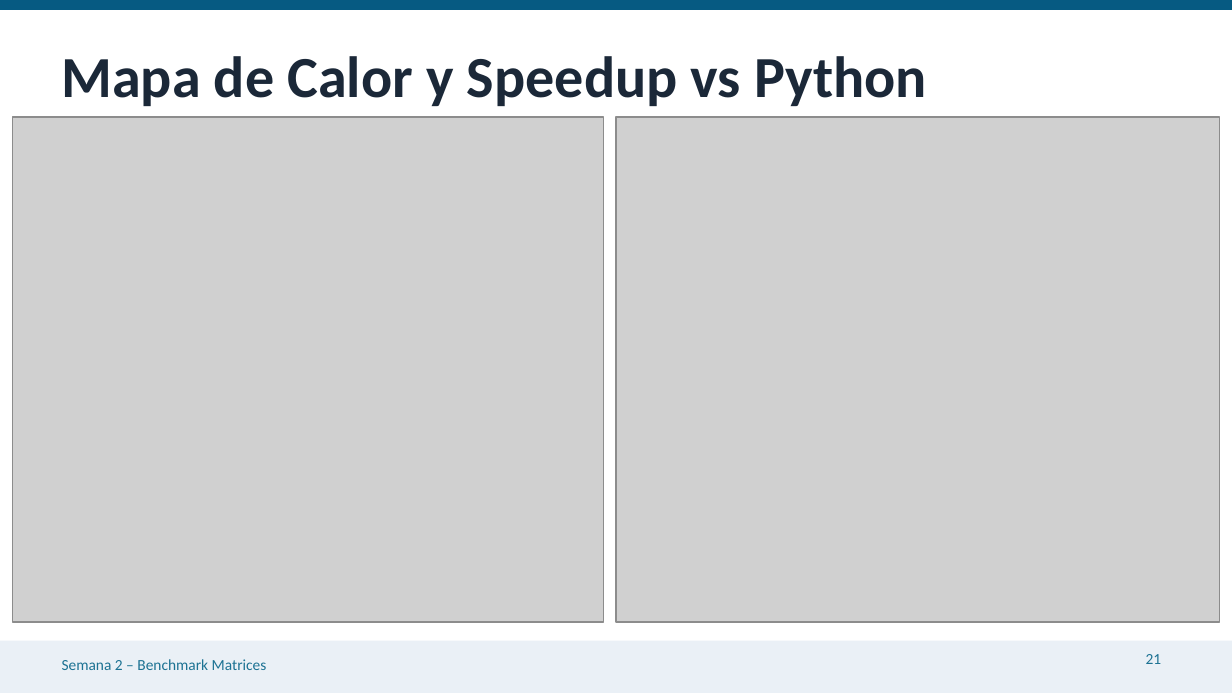
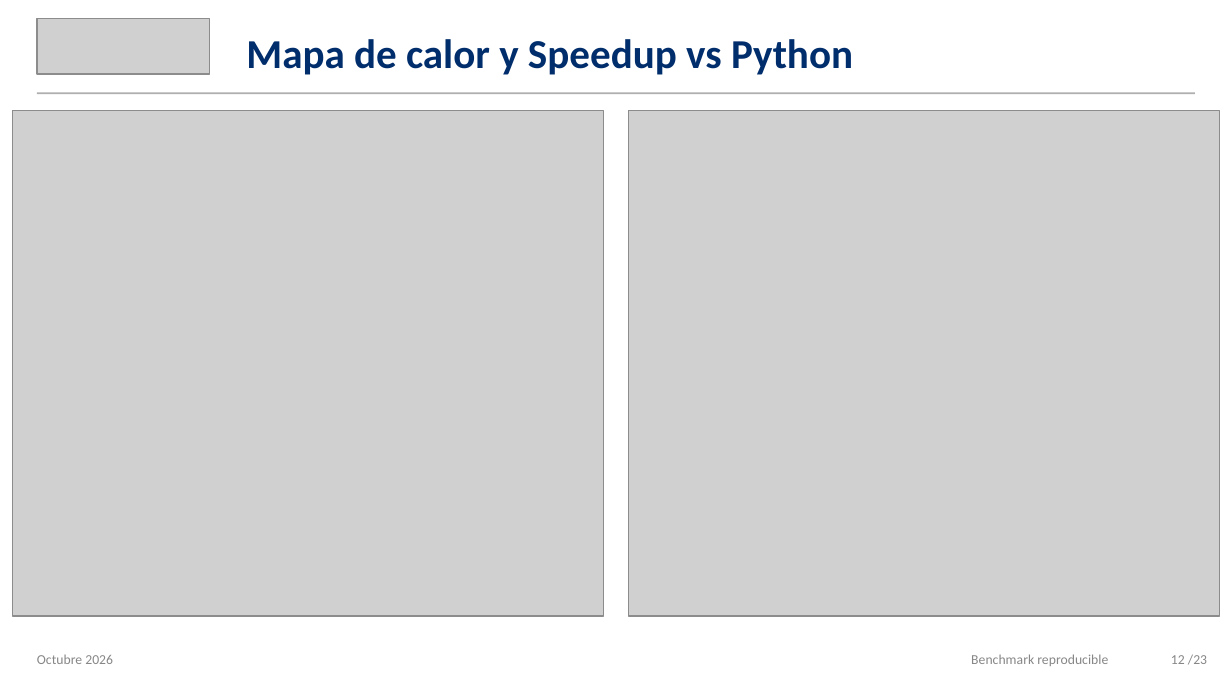
Before and after one commit to jffp-alt/matrix-benchmark, a slide deck: slide 12 of results/Semana2_Benchmark_Matrices.pptx (slide 21 before the commit). Drawn at 1232x693 pixels with LibreOffice and Linux fonts; fonts in the diff are those of the drawing; grey boxes stand for pictures. Boxes give left, top, right and bottom in pixels: in the first picture for what was removed or moved away, otherwise in the second. Text is boxed around its words. In the diff, an @@ line names an element or a change of style, - is before the commit and + after.

```diff
--- a/results/Semana2_Benchmark_Matrices.pptx
+++ b/results/Semana2_Benchmark_Matrices.pptx
@@ picture added at (37,18,209,74) @@
@@ text at (246,39,853,75): text changed; size 34 to 24 pt; text colour #1B2838 to #002D6B @@
-Mapa de Calor y Speedup vs Python
+Mapa de calor y Speedup vs Python
@@ picture: place and size @@
-picture at (12,117,604,622)
+picture at (12,111,604,616)
@@ rectangle: place and size @@
-rectangle at (0,0,1232,10)
+rectangle at (37,92,1195,94)
@@ rectangle at (37,92,1195,94): fill #065A82 to #AFAFAF @@
@@ picture: place and size @@
-picture at (616,117,1220,622)
+picture at (628,111,1220,616)
@@ rectangle: place and size @@
-rectangle at (0,641,1232,692)
+rectangle at (0,628,1232,693)
@@ rectangle at (0,628,1232,693): fill #EAF0F6 to #FFFFFF @@
@@ text added at (37,655,113,664), 8 pt, text #878787 @@
+Octubre 2026
@@ text removed at (62,659,267,670) @@
-Semana 2 – Benchmark Matrices
@@ text added at (971,654,1108,666), 8 pt, text #878787 @@
+Benchmark reproducible
@@ page number removed at (1146,654,1162,664) @@
-21
@@ text added at (1171,654,1207,665), 8 pt, text #878787 @@
+12 /23
```
Also in this commit, not shown: 6 other slides changed, 16 slides added, 16 slides removed, 1 other file.
